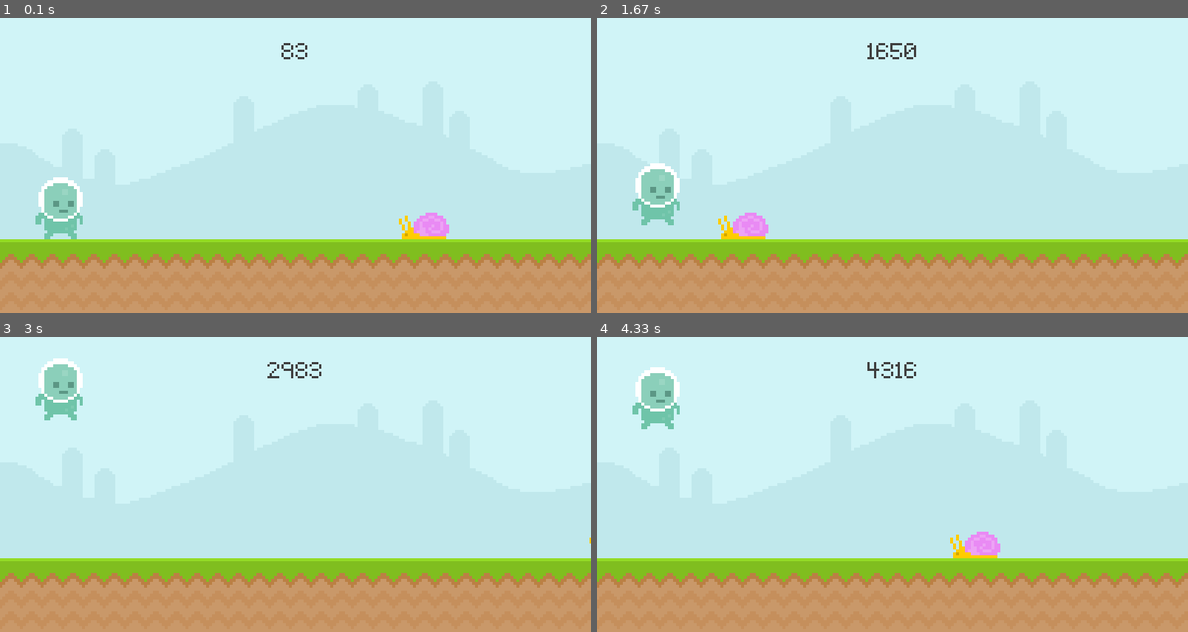
Above: before the commit, frames 1-4 (two rows, left to right).
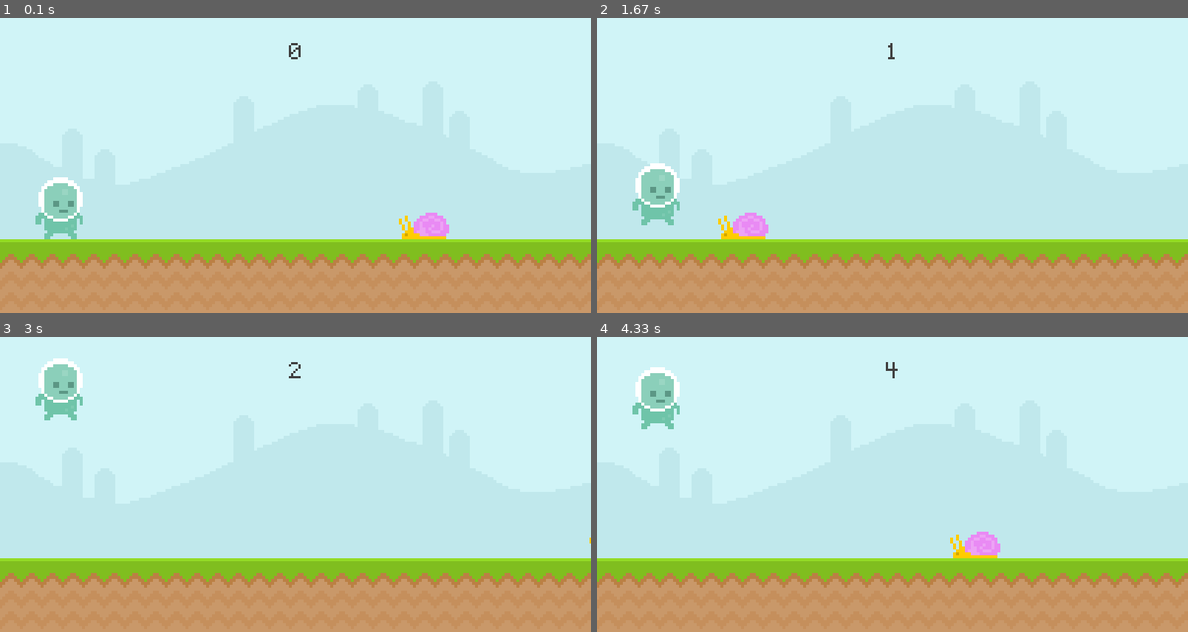
Above: after the commit, the same moments.

Repository: Adamwest023/Pygame-tutorial
Game: pygame game, started from pygame-tutorial.py
Two runs of this game, one before a commit and one after it. Both use one fixed random seed, a clock stepped at 60 frames per second and the inputs below.
Inputs:
- Up to frame 1 (0.1 s): no input
- Up to frame 2 (1.67 s): tap Space at 0.33, 0.73, 1.03, 1.57 s
- Up to frame 3 (3 s): tap Space at 1.87, 2.63 s
- Up to frame 4 (4.33 s): tap Space at 3.4, 3.8, 4.1 s

The runs differ from the first frame. In frame 1, 0.1% of the frame differs, in the area x 47-52%, y 8-14%; in frame 2, 0.2%; in frame 3, 0.2%, in the area x 45-55%, y 8-14%; in frame 4, 0.2%.

Commit message:
changed timer to seconds

Diff:
--- a/pygame-tutorial.py
+++ b/pygame-tutorial.py
@@ -4,7 +4,7 @@
 
 
 def display_score():
-    current_time = pygame.time.get_ticks()  - start_time
+    current_time = int(pygame.time.get_ticks() / 1000)  - start_time
     score_surf = test_font.render(f'{current_time}', False, (64, 64, 64))
     score_rect = score_surf.get_rect(center=(400, 50))
     screen.blit(score_surf, score_rect)
@@ -55,7 +55,7 @@
             if event.type == pygame.KEYDOWN and event.key == pygame.K_SPACE:
                 game_active = True
                 snail_rect.left = 800
-                start_time = pygame.time.get_ticks()
+                start_time = int(pygame.time.get_ticks()/1000)
 
     if game_active:
         # draw all out elements
